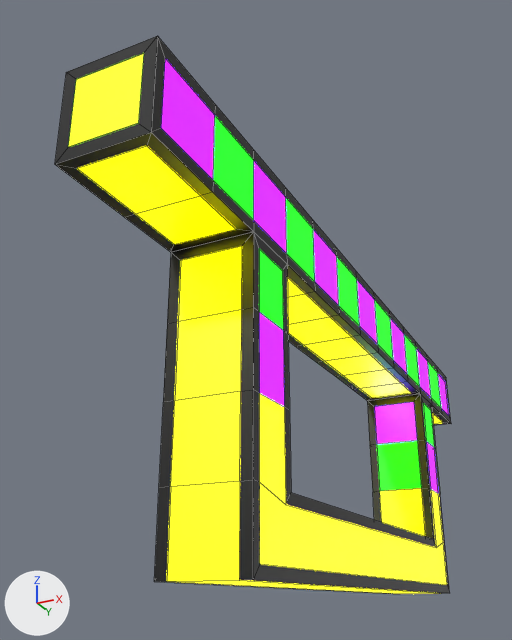
The Blender file Assets/3D Models/Blender/SwingPoint.blend as it was, and as the next commit left it.
The view is the same before and after, from a 50 mm lens placed at (5.07, -14.03, -4.92), pointed at (-1.19, -1.5, 0.72). Lighting does not change. The marker at lower left points along +X, +Y and +Z. The first picture is the older version. Mesh edges are drawn as thin lines.
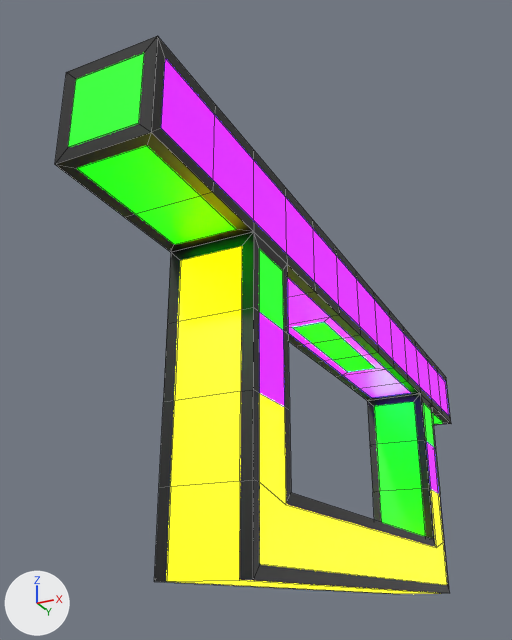
The newer file is also rescaled (x0.5) as a whole; pictures and numbers use the older file's frame.

What differs and where, as boxes (x1, y1, x2, y2) in the pictures (512 x 640 px):
part 1 of me_cube, reshaped: (288, 317, 385, 375) in both
part 2 of me_cube, recoloured (purple to green): (375, 402, 417, 444) in both
part 3 of me_cube, recoloured: (213, 116, 441, 407) in both
part 4 of me_cube, recoloured (darker): (68, 53, 144, 147) in both
part 5 of me_cube, recoloured: (287, 277, 411, 398) in both
part 6 of me_cube, recoloured: (77, 146, 443, 536) in both

Diff of the bpy script that builds the scene:
```diff
--- a/Assets/3D Models/Blender/SwingPoint.blend.py
+++ b/Assets/3D Models/Blender/SwingPoint.blend.py
@@ me_cube @@
 # used by ob_cube; location = (0.0, 0.0, 0.0)
-me_cube.from_pydata(...)  # 316 vertices, 288 faces; spans x -0.8..0.8, y -8.2..8.3, z -4.6..1.9
+me_cube.from_pydata(...)  # 324 vertices, 296 faces; spans x -0.8..0.8, y -8.2..8.3, z -4.6..1.9
+# me_cube part 1
+# 3 faces are deleted
+# 8 vertices are added at x -0.4..0.4, y -1.5..1.8, z 0.4
+# 3 new faces join them, mat_green (green #00ff00, glowing green #00ff00)
+# 8 new faces join them, mat_violet (purple #6800ff, glowing purple #6800ff)
+# me_cube part 2: 4 faces spanning x -0.8..0.6, y -5.3..5.6, z -2.1..0.2 switch from mat_violet (purple #6800ff, glowing purple #6800ff) to mat_green (green #00ff00, glowing green #00ff00)
+# me_cube part 3: 19 faces spanning x -0.8..0.8, y -8.0..8.1, z 0.6..1.9 switch from mat_green (green #00ff00, glowing green #00ff00) to mat_violet (purple #6800ff, glowing purple #6800ff)
+# me_cube part 4: 2 faces spanning x -0.6..0.6, y -8.2..8.3, z 0.6..1.7 switch from mat_lime (green #aeff00, glowing green #99ff00) to mat_green (green #00ff00, glowing green #00ff00)
+# me_cube part 5: 4 faces spanning x -0.6..0.6, y -4.0..4.3, z 0.4 switch from mat_yellow (yellow #ffff00, glowing yellow #ffff00) to mat_violet (purple #6800ff, glowing purple #6800ff)
+# me_cube part 6: 8 faces spanning x -0.8..0.6, y -8.0..8.1, z -3.6..0.4 switch from mat_yellow (yellow #ffff00, glowing yellow #ffff00) to mat_green (green #00ff00, glowing green #00ff00)
 me_cube.materials.append(mat_black)
```
